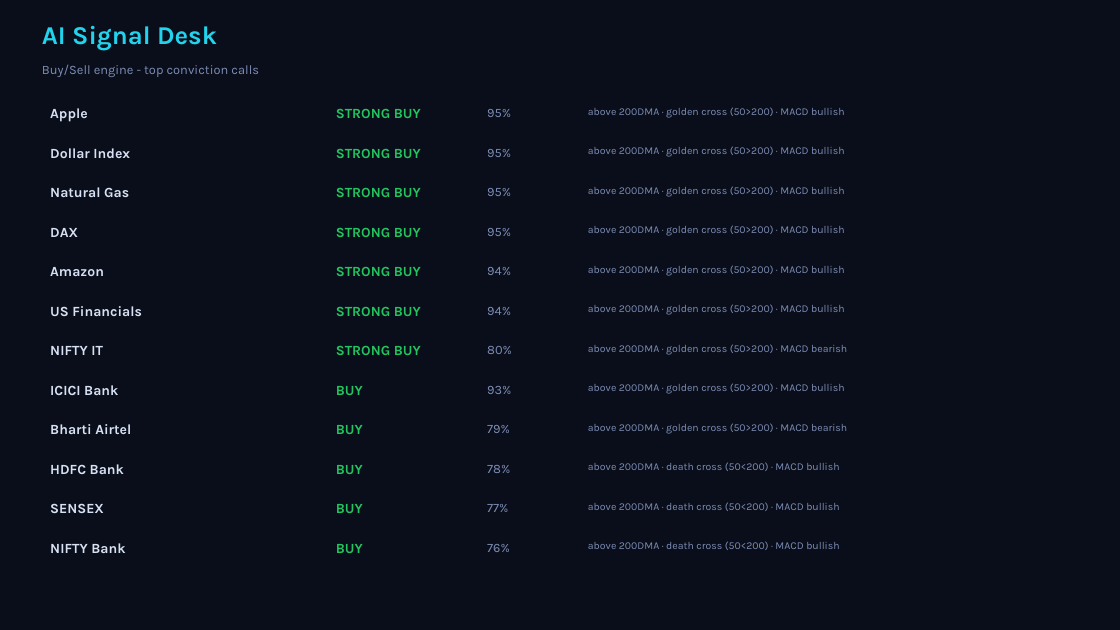
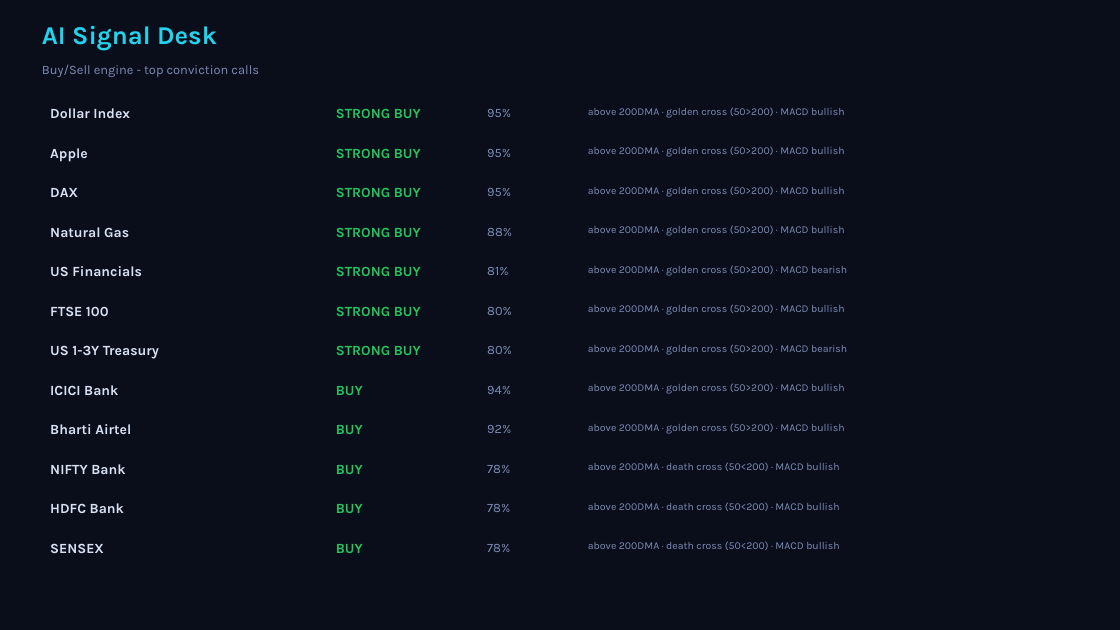
Before and after one commit to Pravkum23/pmr-terminal, a slide deck: slide 4 of docs/pmr_daily.pptx. Drawn at 1120x630 pixels with LibreOffice and Linux fonts; fonts in the diff are those of the drawing. Boxes give left, top, right and bottom in pixels: in the first picture for what was removed or moved away, otherwise in the second. Text is boxed around its words. In the diff, an @@ line names an element or a change of style, - is before the commit and + after.

```diff
--- a/docs/pmr_daily.pptx
+++ b/docs/pmr_daily.pptx
@@ 3 texts: place and size @@
-3 texts at [50, 148, 142, 316]
+3 texts at [50, 108, 142, 276]
@@ 3 texts: place and size @@
-3 texts at [50, 108, 129, 513]
+3 texts at [50, 148, 129, 553]
@@ text at [487, 228, 512, 236]: text changed @@
-95%
+88%
@@ text removed at [50, 267, 104, 276] @@
-Amazon
@@ text at [487, 267, 508, 275]: text changed @@
-94%
+81%
@@ text at [588, 265, 847, 276]: text changed @@
-above 200DMA · golden cross (50>200) · MACD bullish
+above 200DMA · golden cross (50>200) · MACD bearish
@@ text added at [50, 306, 109, 316], 12 pt, text #D7E1F3, bold @@
+FTSE 100
@@ text added at [487, 307, 512, 315], 11 pt, text #7C8DB5 @@
+80%
@@ text at [50, 345, 159, 359]: text changed @@
-NIFTY IT
+US 1-3Y Treasury
@@ text "94%": place and size @@
-text "94%" at [487, 307, 511, 315]
+text "94%" at [487, 386, 511, 394]
@@ text removed at [487, 386, 511, 394] @@
-93%
@@ text at [487, 425, 511, 433]: text changed @@
-79%
+92%
@@ text at [588, 423, 844, 434]: text changed @@
-above 200DMA · golden cross (50>200) · MACD bearish
+above 200DMA · golden cross (50>200) · MACD bullish
@@ text at [50, 464, 125, 474]: text changed @@
-HDFC Bank
+NIFTY Bank
@@ text at [50, 503, 124, 513]: text changed @@
-NIFTY Bank
+HDFC Bank
@@ text at [487, 504, 510, 512]: text changed @@
-77%
+78%
@@ text at [487, 544, 510, 552]: text changed @@
-76%
+78%
```
Also in this commit, not shown: 3 other slides changed, 3 other files.
